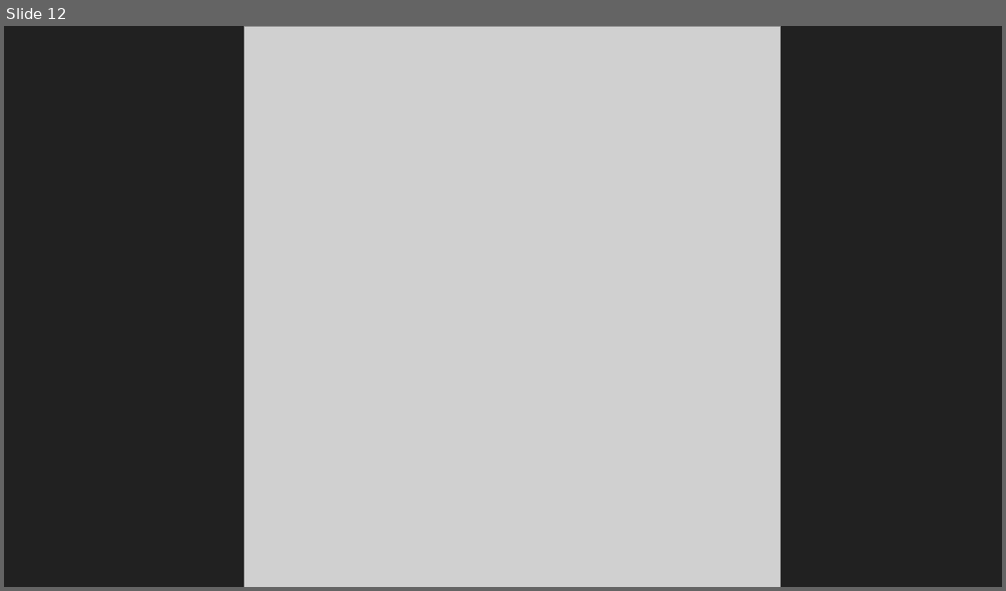
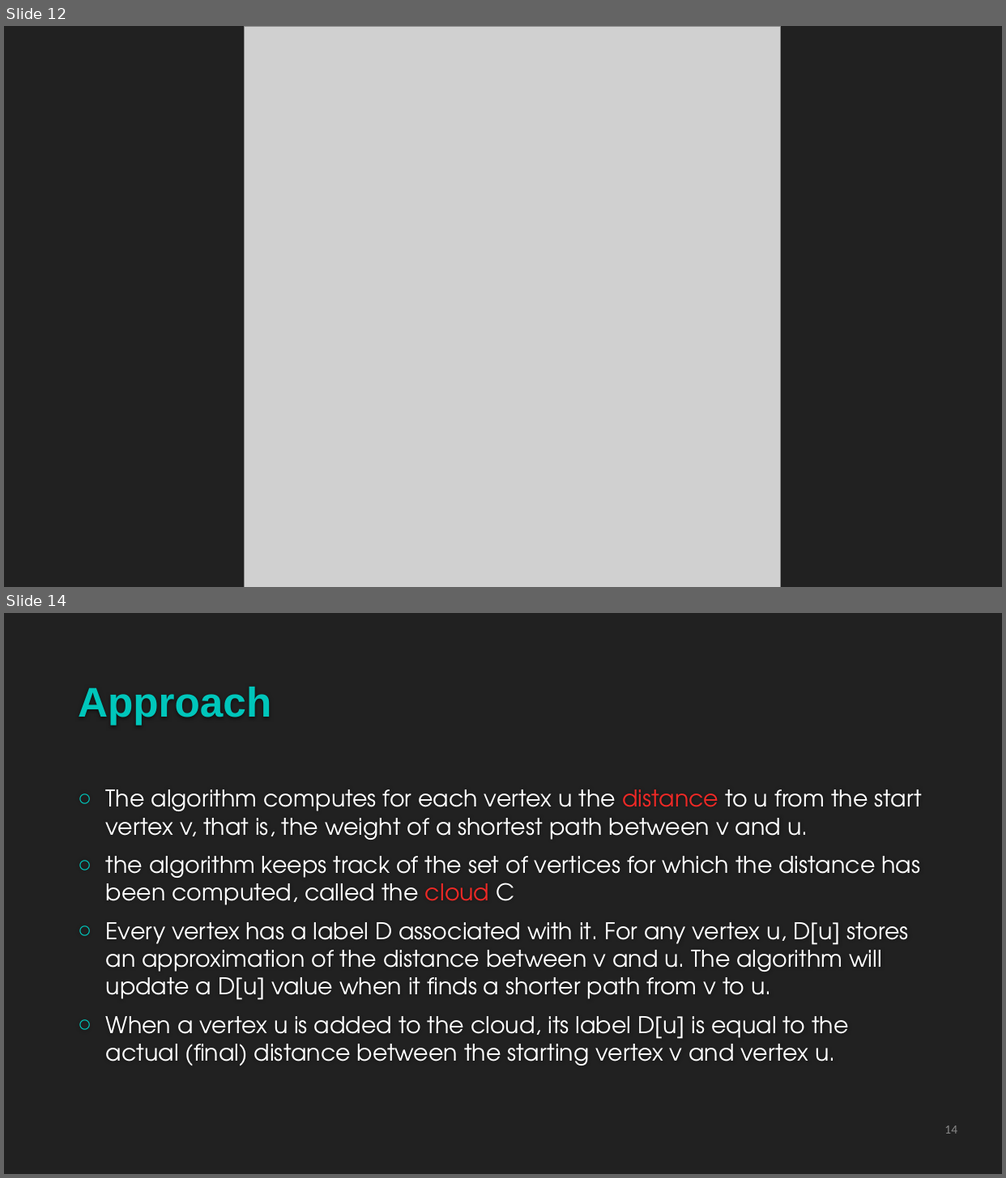
Before and after one commit to rohit0000/Graphs, a slide deck: Sorting.pptx. Shown one above the other, each under a label of ours: slide 12 before the commit, slides 12 and 14 after it; the slides between them are not shown. The pictures are 1006x591 and 1006x1178 pixels, drawn with LibreOffice and Linux fonts; fonts in the diff are those of the drawing; grey boxes stand for pictures; background and template pictures are left out. Boxes give left, top, right and bottom in pixels: in the first picture for what was removed or moved away, otherwise in the second. Text is boxed around its words. In the diff, an @@ line names an element or a change of style, - is before the commit and + after.

Commit message:
Powerpoint Updated

```diff
--- a/Sorting.pptx
+++ b/Sorting.pptx
@@ slide 14 added at <box>4,613,1002,1174</box>, background #212121 @@
@@ title added at <box>78,687,271,725</box>, 40 pt, text #00C6BB, bold @@
+Approach
@@ text added at <box>106,790,922,1066</box>, 22.2 pt, text #FFFFFF @@
+○ The algorithm computes for each vertex u the distance to u from the start vertex v, that is, the weight of a shortest path between v and u.
+○ the algorithm keeps track of the set of vertices for which the distance has been computed, called the cloud C
+○ Every vertex has a label D associated with it. For any vertex u, D[u] stores an approximation of the distance between v and u. The algorithm will update a D[u] value when it finds a shorter path from v to u.
+○ When a vertex u is added to the cloud, its label D[u] is equal to the actual (final) distance between the starting vertex v and vertex u.
@@ page number added at <box>944,1126,957,1134</box>, 12 pt, text #898989 @@
+14
```
Also in this commit, not shown: 1 slide changed, 22 other slides added.
